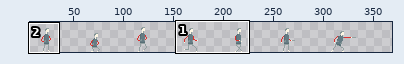
Sprite sheet: Player/Player.png. The picture above shows the old version from afar; the outline marks the close-up.
Close-up. Before the commit:
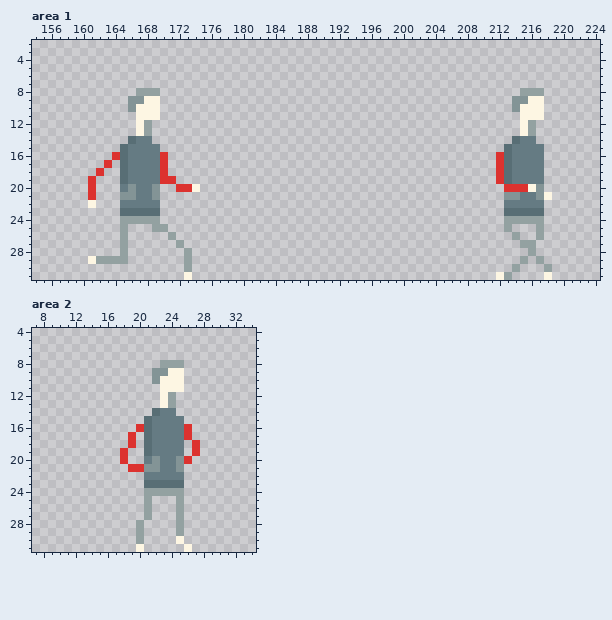
The file is 336x32 pixels. Shown: area 1: x 154..224, y 2..31; area 2: x 7..34, y 4..31. The old version is drawn lined up with the new one, on the new canvas. The wide view leaves out empty margins. The commit also changed other parts of the picture, which this record leaves out.
Now the later version:
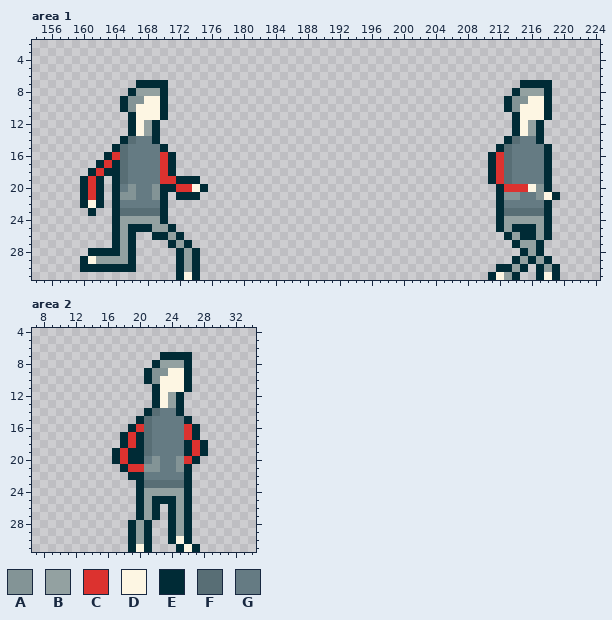
Palette (. is transparent): A #839496  B #93a1a1  C #dc322f  D #fdf6e3  E #002b36  F #586e75  G #657b83
The exact change:
canvas 336x32 -> 384x32
--- area 1
@@ x 154..224 @@
  6 .......................................................................
- 7 .......................................................................
- 8 .............BBB.............................................BBB.......
- 9 ............AADD............................................AADD.......
-10 ............ADDD............................................ADDD.......
-11 .............DDD.............................................DDD.......
-12 .............DB..............................................DB........
-13 .............DB..............................................DB........
-14 ............FGG.............................................FGG........
-15 ...........FGGGG...........................................FGGGG.......
-16 ..........CFGGGGC.........................................CFGGGG.......
-17 .........C.FGGGGC.........................................CFGGGG.......
-18 ........C..FGGGGC.........................................CFGGGG.......
-19 .......C...FGGGGCC........................................CFGGGG.......
-20 .......C...GAGGA..CCD......................................CCCDA.......
-21 .......C...AAGGA...........................................AAGGAD......
-22 .......D...GGGGG...........................................GGGGG.......
-23 ...........FFFFF...........................................FFFFF.......
-24 ...........BBBBB...........................................BBBBB.......
-25 ...........B...BB..........................................B...B.......
-26 ...........B.....B..........................................B..B.......
-27 ...........B......B..........................................BB........
-28 ...........B.......B..........................................B........
-29 .......DBBBB.......B.........................................B.B.......
-30 ...................B........................................B...B......
-31 ...................D......................................DB....D......
+ 7 .............EEEE............................................EEEE......
+ 8 ............EBBBE...........................................EBBBE......
+ 9 ...........EAADDE..........................................EAADDE......
+10 ...........EADDDE..........................................EADDDE......
+11 ............EDDDE...........................................EDDDE......
+12 ............EDBE............................................EDBE.......
+13 ............EDBE............................................EDBE.......
+14 ...........EFGGE...........................................EFGGE.......
+15 ..........EFGGGGE.........................................EFGGGGE......
+16 .........ECFGGGGCE.......................................ECFGGGGE......
+17 ........ECEFGGGGCE.......................................ECFGGGGE......
+18 .......ECEEFGGGGCE.......................................ECFGGGGE......
+19 ......ECE.EFGGGGCCEEE....................................ECFGGGGE......
+20 ......ECE.EGAGGAEECCDE....................................ECCCDAE......
+21 ......ECE.EAAGGAE.EEE.....................................EAAGGADE.....
+22 ......EDE.EGGGGGE.........................................EGGGGGE......
+23 .......E..EFFFFFE.........................................EFFFFFE......
+24 ..........EBBBBBE.........................................EBBBBBE......
+25 ..........EBEEEBBE........................................EBEEEBE......
+26 ..........EBE..EEBE........................................EBEEBE......
+27 ..........EBE....EBE........................................EBBE.......
+28 .......EEEEBE.....EBE........................................EBE.......
+29 ......EDBBBBE.....EBE.......................................EBEBE......
+30 ......EEEEEEE.....EBE.....................................EEBE.EBE.....
+31 ..................EDE....................................EDBE..EDE.....
--- area 2
@@ x 15..30 @@
  6 ................
- 7 ................
- 8 ........BBB.....
- 9 .......AADD.....
-10 .......ADDD.....
-11 ........DDD.....
-12 ........DB......
-13 ........DB......
-14 .......FGG......
-15 ......FGGGG.....
-16 .....CFGGGGC....
-17 ....C.FGGGGC....
-18 ....C.FGGGG.C...
-19 ...C..FGGGG.C...
-20 ...C..GAGGAC....
-21 ....CCAAGGA.....
-22 ......GGGGG.....
-23 ......FFFFF.....
-24 ......BBBBB.....
-25 ......B...B.....
-26 ......B...B.....
-27 ......B...B.....
-28 .....B....B.....
-29 .....B....B.....
-30 .....B....D.....
-31 .....D.....D....
+ 7 ........EEEE....
+ 8 .......EBBBE....
+ 9 ......EAADDE....
+10 ......EADDDE....
+11 .......EDDDE....
+12 .......EDBE.....
+13 .......EDBE.....
+14 ......EFGGE.....
+15 .....EFGGGGE....
+16 ....ECFGGGGCE...
+17 ...ECEFGGGGCE...
+18 ...ECEFGGGGECE..
+19 ..ECEEFGGGGECE..
+20 ..ECEEGAGGACE...
+21 ...ECCAAGGAE....
+22 ....EEGGGGGE....
+23 .....EFFFFFE....
+24 .....EBBBBBE....
+25 .....EBEEEBE....
+26 .....EBE.EBE....
+27 .....EBE.EBE....
+28 ....EBE..EBE....
+29 ....EBE..EBE....
+30 ....EBE..EDE....
+31 ....EDE...EDE...
Changed places in both close-ups, as pixel boxes (x1, y1, x2, y2):
added: (80, 80, 208, 280)
added: (488, 80, 560, 280)
added: (112, 352, 208, 552)
